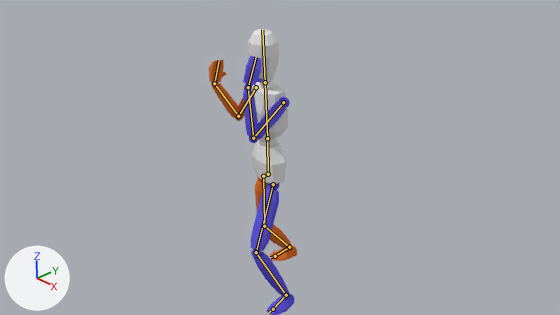
An edit to the Blender file HeroSupport/Assets/_Imports/Mannequin.blend, drawn before and after from the same camera.
Both versions are drawn from the file's camera 'Camera'. Arrows for +X, +Y and +Z are at lower left; the lights stay in place. Both versions are drawn at frame 18 of the action 'MeleeChop'; the numbers are the values there. The bones that bend it are drawn over the model as lines.

The first picture shows 'Mannequin'.
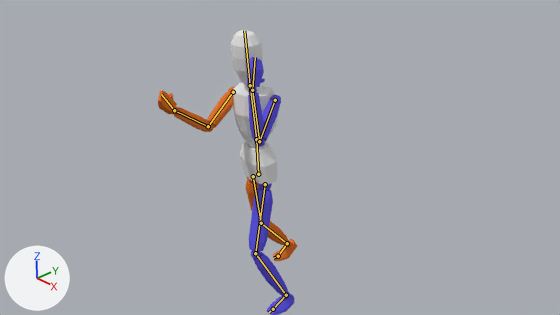
Changed parts and their boxes [x1, y1, x2, y2] in the pictures (560 x 315 px):
'Mannequin', posed: before [209, 29, 297, 315]; after [158, 30, 297, 315]
bone 'Hip', root to tip: before (268, 174) to (267, 138); after (258, 174) to (256, 139)
bone 'Spine', root to tip: before (267, 138) to (265, 82); after (256, 139) to (250, 85)
bone 'Head', root to tip: before (265, 82) to (262, 29); after (250, 85) to (244, 30)
bone 'UpperArm.L', root to tip: before (283, 102) to (253, 138); after (275, 100) to (259, 141)
bone 'LowerArm.L', root to tip: before (253, 138) to (248, 87); after (259, 141) to (252, 90)
bone 'Hand.L', root to tip: before (248, 87) to (256, 57); after (252, 90) to (255, 57)
bone 'UpperArm.R', root to tip: before (256, 87) to (238, 116); after (233, 92) to (208, 126)
bone 'LowerArm.R', root to tip: before (238, 116) to (214, 83); after (208, 126) to (174, 110)
bone 'Hand.R', root to tip: before (214, 83) to (219, 60); after (174, 110) to (161, 94)
bone 'Foot.R', root to tip: before (289, 247) to (275, 256); after (287, 243) to (278, 256)
bone 'Toes.R', root to tip: before (275, 256) to (270, 257); after (278, 256) to (273, 258)

Edits to the bpy script that builds the scene:
```text
Change bone_hip:
    where bone_hip = bpy.data.objects['Armature'].pose.bones['Hip']  # child of 'Root'
    bone_hip.location: (0.0, -0.106, -0.033) -> (0.0, -0.08, 0.047)
    bone_hip.rotation_quaternion: (0.992, 0.0, -0.126, 0.0) -> (0.999, 0.028, -0.046, -0.01)  # degrees (0, -14, 0) -> degrees (3, -5, -1)
Change bone_spine:
    where bone_spine = bpy.data.objects['Armature'].pose.bones['Spine']  # child of 'Hip'
    bone_spine.rotation_quaternion: (0.997, 0.032, 0.07, -0.021) -> (0.973, 0.062, 0.219, -0.021)  # degrees (3, 8, -2) -> degrees (7, 25, -1)
Change bone_head:
    where bone_head = bpy.data.objects['Armature'].pose.bones['Head']  # child of 'Spine'
    bone_head.rotation_quaternion: (1.0, 0.0, 0.03, 0.0) -> (0.985, -0.052, -0.159, 0.034)  # degrees (0, 3, 0) -> degrees (-7, -18, 5)
Change bone_upperarm_l:
    where bone_upperarm_l = bpy.data.objects['Armature'].pose.bones['UpperArm.L']  # child of 'Spine'
    bone_upperarm_l.rotation_quaternion: (0.695, 0.432, -0.255, -0.515) -> (0.677, 0.467, -0.276, -0.498)  # degrees (60, 5, -70) -> degrees (66, 5, -69)
Change bone_lowerarm_l:
    where bone_lowerarm_l = bpy.data.objects['Armature'].pose.bones['LowerArm.L']  # child of 'UpperArm.L'
    bone_lowerarm_l.rotation_quaternion: (0.458, 0.878, -0.123, -0.062) -> (0.422, 0.896, -0.114, -0.072)  # degrees (125, 0, -16) -> degrees (129, 2, -15)
Change bone_hand_l:
    where bone_hand_l = bpy.data.objects['Armature'].pose.bones['Hand.L']  # child of 'LowerArm.L'
    bone_hand_l.rotation_quaternion: (0.972, 0.218, 0.024, -0.088) -> (0.978, 0.199, 0.056, -0.035)  # degrees (25, 5, -9) -> degrees (23, 7, -3)
Change bone_upperarm_r:
    where bone_upperarm_r = bpy.data.objects['Armature'].pose.bones['UpperArm.R']  # child of 'Spine'
    bone_upperarm_r.rotation_quaternion: (0.846, 0.147, -0.09, 0.456) -> (0.692, 0.538, 0.252, 0.409)  # degrees (11, -17, 55) -> degrees (73, -5, 57)
Change bone_lowerarm_r:
    where bone_lowerarm_r = bpy.data.objects['Armature'].pose.bones['LowerArm.R']  # child of 'UpperArm.R'
    bone_lowerarm_r.rotation_quaternion: (0.363, 0.807, 0.225, -0.405) -> (0.824, 0.46, 0.154, -0.293)  # degrees (135, 55, 7) -> degrees (52, 32, -24)
Change bone_hand_r:
    where bone_hand_r = bpy.data.objects['Armature'].pose.bones['Hand.R']  # child of 'LowerArm.R'
    bone_hand_r.rotation_quaternion: (0.906, 0.344, 0.231, 0.037) -> (0.947, 0.119, 0.286, 0.08)  # degrees (45, 23, 14) -> degrees (19, 32, 15)
Change bone_foot_r:
    where bone_foot_r = bpy.data.objects['Armature'].pose.bones['Foot.R']  # child of 'LowerLeg.R'
    bone_foot_r.rotation_quaternion: (0.962, -0.054, 0.112, -0.237) -> (0.934, -0.313, 0.014, -0.174)  # degrees (-9, 11, -29) -> degrees (-36, -5, -20)
Change bone_toes_r:
    where bone_toes_r = bpy.data.objects['Armature'].pose.bones['Toes.R']  # child of 'Foot.R'
    bone_toes_r.rotation_quaternion: (0.992, 0.058, 0.061, -0.026) -> (0.956, 0.231, 0.153, -0.101)  # degrees (7, 7, -3) -> degrees (26, 20, -7)
Change bone_legik_r:
    where bone_legik_r = bpy.data.objects['Armature'].pose.bones['LegIK.R']  # child of 'Root'
    bone_legik_r.location: (-0.11, 0.387, 0.012) -> (-0.11, 0.363, 0.055)
    bone_legik_r.rotation_quaternion: (0.949, 0.052, -0.105, -0.286) -> (0.923, 0.317, -0.032, -0.216)  # degrees (9, -10, -34) -> degrees (37, 4, -25)
```
